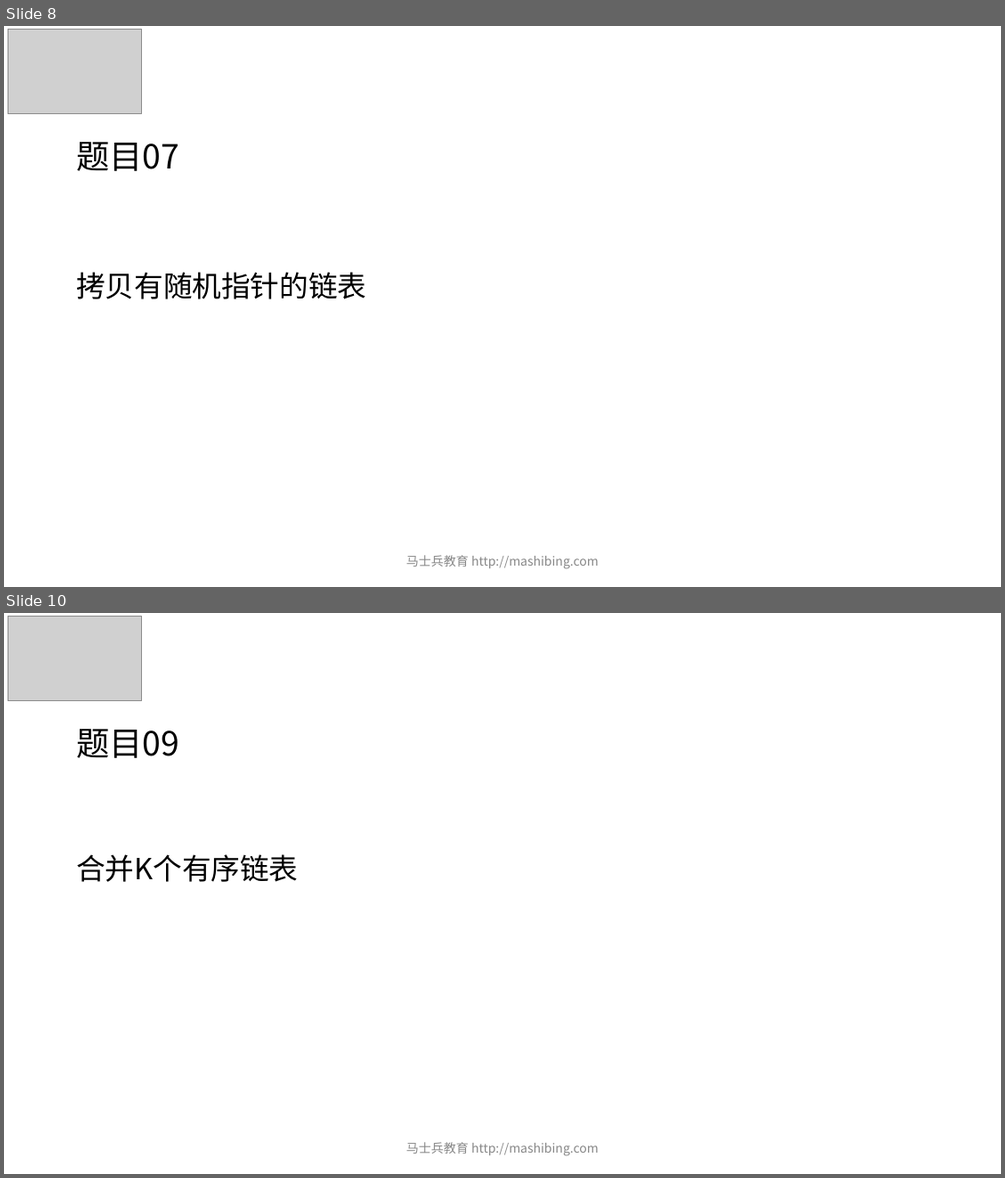
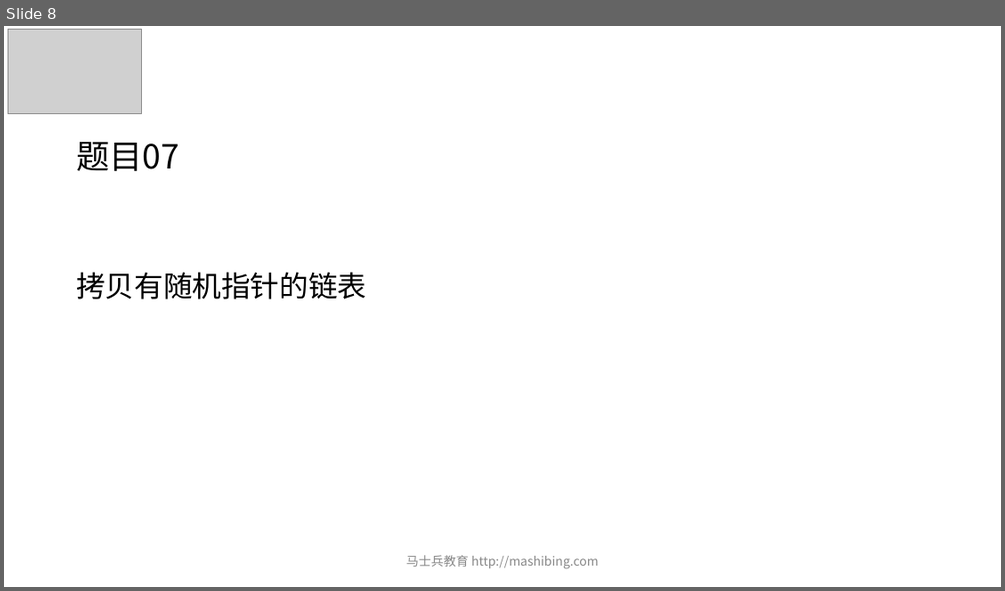
Before and after one commit to algorithmzuo/mca-algorithm-problems, a slide deck: 第03期/课堂ppt/powerpoint/第02节.pptx. Shown one above the other, each under a label of ours: slides 8 and 10 before the commit, slide 8 after it; the slides between them are not shown. The pictures are 1005x1178 and 1005x591 pixels, drawn with LibreOffice and Linux fonts; fonts in the diff are those of the drawing; grey boxes stand for pictures. Boxes give left, top, right and bottom in pixels: in the first picture for what was removed or moved away, otherwise in the second. Text is boxed around its words. In the diff, an @@ line names an element or a change of style, - is before the commit and + after.

```diff
--- a/第03期/课堂ppt/powerpoint/第02节.pptx
+++ b/第03期/课堂ppt/powerpoint/第02节.pptx
@@ slide 10 removed at box(4, 613, 1001, 1174), background #FFFFFF @@
@@ picture removed at box(8, 616, 142, 701) @@
@@ title removed at box(76, 729, 179, 758) @@
-题目09
@@ text removed at box(76, 854, 298, 882) @@
-合并K个有序链表
@@ text removed at box(406, 1142, 599, 1156) @@
-马士兵教育 http://mashibing.com
```
Also in this commit, not shown: 1 other slide removed, 12 other files.
